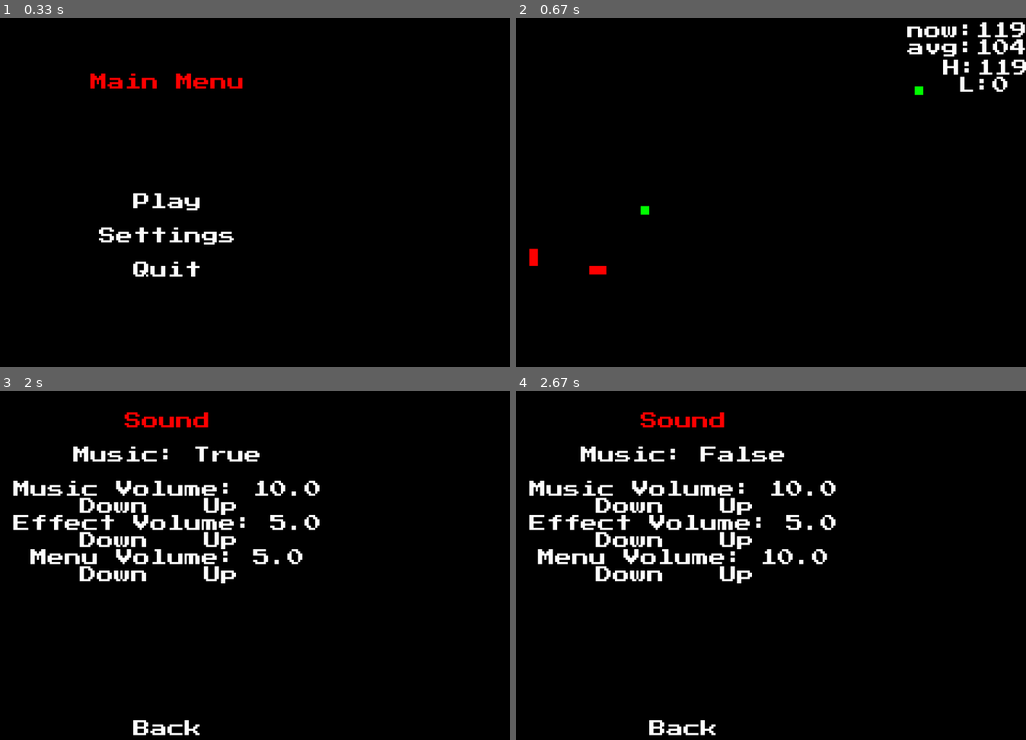
Above: before the commit, frames 1-4 (two rows, left to right).
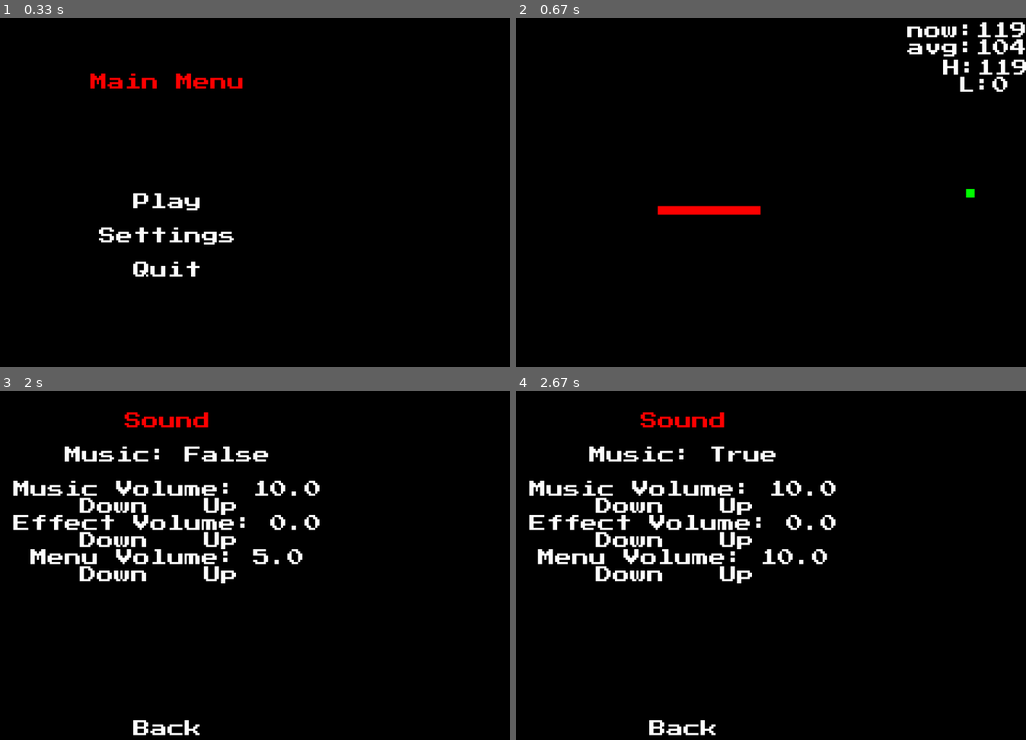
Above: after the commit, the same moments.

Repository: nmurphy101/Pygame2DFramework
Game: pygame game, started from main.py
Two runs of this game, one before a commit and one after it. Both use one fixed random seed, a clock stepped at 60 frames per second and the inputs below.
Inputs (mouse positions are in pixels of both pictures, inside the frame that each line leads up to):
- Up to frame 1 (0.33 s): no input
- Up to frame 2 (0.67 s): click (684, 202) at 0.38 s
- Up to frame 3 (2 s): tap Esc at 0.67 s; click (168, 642) at 1.05 s; click (168, 607) at 1.38 s; click (168, 607) at 1.72 s
- Up to frame 4 (2.67 s): click (684, 453) at 2.05 s; click (735, 575) at 2.38 s

Frame 1 is identical in both runs. In frame 2, 0.9% of the frame differs, in the area x 2-90%, y 19-74%; in frame 3, 0.9%, in the area x 12-56%, y 15-40%; in frame 4, 0.9%.

Commit message:
Whew, got a form of dirty rect optimization figured out Current bug is a visual gap in the tail segment occasionally happens, idk why...

Diff:
--- a/pkg/app.py
+++ b/pkg/app.py
@@ -136,6 +136,11 @@
         }
 
     def update_fps(self):
+        # Clear previous frame obj's location
+        self.game.screen.fill((0, 0, 0, 0), (self.game.screen_size[0]/2-(8*self.game.game_font.size)/2 + 545,
+                                              self.game.screen_size[1]/2 - self.game.game_font.size * 11.5,
+                                              250, 138)
+                                              )
         fps = str(int(self.clock.get_fps()))
         _ = self.game.menu.render_button(f"now:{fps}", 11, h_offset=530)
         self.fps_list.append(int(fps))
--- a/pkg/snake_game/entities/entity.py
+++ b/pkg/snake_game/entities/entity.py
@@ -14,6 +14,7 @@
 import random
 import math
 from datetime import datetime
+from typing import Deque
 import uuid
 import pygame
 from pygame.sprite import Sprite
@@ -36,7 +37,7 @@
         # Determines if entity can be killed
         self.killable = True
         # Entity is a child/follower in a train of same children
-        self.child_train = False
+        self.child_train = None
         # Entity ability cooldown timer
         self.abilty_cooldown = 1
         # Entity is player
@@ -64,7 +65,8 @@
         # Where entity is looking = (Up = 0, Right = 1, Down = 2, Left = 3)
         self.direction = 2
         # Determines how far the entity can see ahead of itself in the direction it's looking
-        self.sight = 2 * self.size
+        self.sight_mod = 2
+        self.sight = self.sight_mod * self.size
         # Obj pos/size  = (left, top, width, height)
         # self.obj = (self.position[0], self.position[1], self.size+8, self.size)
         self.death_position = (-10000*10000, -10000*10000)
@@ -90,43 +92,44 @@
         self.target = None
         self.secondary_target = None
         # children list
-        self.children = pygame.sprite.OrderedUpdates()
-
-    def update(self):
-
-        # try to choose a direction if self can
+        self.children = Deque()
+
+    def update(self, _):
+        # try to choose a direction if entity can
         self.choose_direction()
-        # Try to move if self can
-        self.move()
-
-    def draw(self, screen, obj_container):
+        # Try to move if entity can
+        updated = self.move()
+        # Return if this entity updated since last tick
+        return updated
+
+    def draw(self, obj_container, updated_refresh):
         '''
         draw
         ~~~~~~~~~~
 
         draw does stuff
         '''
-        if self.alive:
+        if self.alive and (updated_refresh[0] or updated_refresh[1]):
+            # Clear previous frame obj's location
+            self.screen.fill((0, 0, 0, 0), (self.rect.x, self.rect.y, self.rect.width, self.rect.height))
             # Set current position for hitbox
             self.rect.topleft = self.position
             # Render the entity's obj based on it's parameters
-            screen.blit(self.image, self.position)
+            self.screen.blit(self.image, self.position)
             # Render the entity's sight lines
             for line in self.sight_lines:
                 line.draw(self)
-            # Draw each child if there are any
-            if self.children:
-                if self.child_train:
-                    last_child = self.children.sprites()[-1]
-                    print(f"{last_child.ID}, {last_child.tail_pos}/{len(self.children)}")
-                    last_child.update()
-                    self.children.remove(last_child)
-                    self.children.add(last_child)
-                    dirty_rects = self.children.draw(screen)
-                    pygame.display.update(dirty_rects)
-                else:
-                    for child in self.children:
-                        child.draw(screen, obj_container)
+            # Draw all children on refresh or optimized one child per
+            if updated_refresh[1]:
+                print(f"refreshing children of {self.ID}")
+                # Draw each child if there are any
+                for child in self.children:
+                    child.refresh_draw(obj_container)
+            elif len(self.children) > 0:
+                # Only move/render the last tail segment
+                self.children[-1].draw(obj_container)
+                # for child in self.children:
+                #     child.refresh_draw(obj_container)
 
 
     def interact(self, interacting_obj):
@@ -158,7 +161,6 @@
                 # Kill self
                 self.alive = False
                 # "remove" the entity from the game
-                self.app.game.obj_container.remove(self)
                 self.app.game.sprite_group.remove(self)
             else:
                 self.position = self.death_position
@@ -171,7 +173,7 @@
                         child.position = self.death_position
                         child.rect.topleft = child.position
 
-    def collision_checks(self):
+    def collision_checks(self, updated):
         '''
         collision_checks
         ~~~~~~~~~~
@@ -179,13 +181,13 @@
         collision_checks does stuff
         '''
         # Collision check for all entities
-        for obj in self.app.game.obj_container:
+        for obj in self.app.game.sprite_group.sprites():
             # Make sure not checking collision with dead obj's
             if self.alive and obj.alive:
                 collision = False
                 while not collision: # Allow for early termination of checks
                     # Make sure not checking collision with self
-                    if self != obj:
+                    if self != obj and updated:
                         # Collision check between self and other obj
                         collision = self.check_obj_collision(obj)
                         # Screen edge collision check
@@ -292,14 +294,14 @@
 
     def aquire_primary_target(self, target_name):
         primary_target = (None, 10000*100000)
-        for obj in self.app.game.obj_container:
+        for obj in self.app.game.sprite_group.sprites():
             if target_name in obj.ID:
                 dist_self = math.hypot(obj.position[0] - self.position[0], obj.position[1] - self.position[1])
                 if dist_self < primary_target[1]:
                     primary_target = (obj, dist_self)
         self.target = (primary_target[0].position[0], primary_target[0].position[1])
         self.direction = self.app.game.chosen_ai.decide_direction(
-            self, self.target, self.app.game.obj_container, difficulty=0
+            self, self.target, self.app.game.sprite_group, difficulty=0
         )
 
     def grow(self, eaten_obj):
@@ -312,10 +314,10 @@
         pass
 
     def move(self):
-        pass
+        return None
 
     def spawn(self, obj_container):
-        pass
+        return None
 
     def teleport(self, oth_obj):
         pass
@@ -361,6 +363,13 @@
 
         draw does stuff
         '''
+        # Choose the screen to draw to
+        if self.opasity == 0:
+            chosen_screen = entity.alpha_screen
+        else :
+            chosen_screen = entity.screen
+        # Clear previous frame obj's location
+        chosen_screen.fill((0, 0, 0, 0), (self.rect.x, self.rect.y, self.rect.width, self.rect.height))
         # determine entity's sightline end point
         draw_line = {
             0: lambda: self.draw_up(entity),
@@ -371,10 +380,6 @@
         # Run the chosen line to draw
         draw_line()
         # Draw the line representing the rect
-        if self.opasity == 0:
-            chosen_screen = entity.alpha_screen
-        else :
-            chosen_screen = entity.screen
         self.rect = pygame.draw.line(
             chosen_screen,
             self.color,
--- a/pkg/snake_game/entities/food/food.py
+++ b/pkg/snake_game/entities/food/food.py
@@ -55,7 +55,11 @@
         self.sound_death = self.app.game.sounds[1]
         self.sound_mod = 1.5
         self.sound_death_volume = float(app.game.game_config["settings"]["sound"]["effect_volume"])/self.sound_mod
-        self.children = None
+
+    def update(self, obj_container):
+        # try to spawn if obj can
+        updated = self.spawn(obj_container)
+        return updated
 
     def spawn(self, obj_container):
         '''
@@ -68,6 +72,8 @@
         if not self.alive:
             self.set_random_spawn(obj_container)
             self.alive = True
+            return True
+        return False
 
     def interact(self, obj1):
         # Grow obj1 and up obj1's score
--- a/pkg/snake_game/entities/snake/snake.py
+++ b/pkg/snake_game/entities/snake/snake.py
@@ -78,9 +78,9 @@
         # Initilize starting tails
         for pos in range(self.num_tails+1):
             if pos == 0:
-                self.children.add(TailSegment(alpha_screen, screen, screen_size, app, self, pos, self, player=self.player))
+                self.children.append(TailSegment(alpha_screen, screen, screen_size, app, self, pos, self, player=self.player))
             else:
-                self.children.add(TailSegment(alpha_screen, screen, screen_size, app, self.children.sprites()[pos-1], pos, self, player=self.player))
+                self.children.append(TailSegment(alpha_screen, screen, screen_size, app, self.children[pos-1], pos, self, player=self.player))
 
     def grow(self, eaten_obj):
         '''
@@ -97,14 +97,15 @@
                     self.screen,
                     self.screen_size,
                     self.app,
-                    self.children.sprites()[self.num_tails - 1],
+                    self.children[self.num_tails - 1],
                     self.num_tails + 1,
                     parent = self,
                     player=self.player,
                 )
                 tail.player = self.player
-                self.children.add(tail)
+                self.children.append(tail)
                 self.num_tails += 1
+
 
     def up_score(self, eaten_obj):
         '''
@@ -177,6 +178,10 @@
                 self.position = (self.position[0] + self.size, self.position[1])
             # Set the new last moved time
             self.time_last_moved = datetime.now()
+            # Entity updated
+            return True
+        # Entity didn't update
+        return False
 
 
 class TailSegment(Entity):
@@ -229,22 +234,41 @@
         self.image.fill(self.obj_color)
         # Entity is a rectangle object
         self.rect = self.image.get_rect(topleft=self.position)
-
-    def update(self):
-        '''
-        update
-        ~~~~~~~~~~
-
-        update does stuff
-        '''
-        if self.alive:
+        #
+        self.child_train = None
+
+    def draw(self, _):
+        '''
+        draw
+        ~~~~~~~~~~
+
+        draw does stuff
+        '''
+        # render if alive
+        if self.alive:
+            # Clear previous frame obj's location
+            self.screen.fill((0, 0, 0, 0), (self.rect.x, self.rect.y, self.rect.width, self.rect.height))
             # Save current position as last position
             self.prev_position = self.position
             # located where the parent obj was last
             self.position = self.parent.prev_position
             self.rect.topleft = self.position
             # Render the tail segment based on it's parameters
-            # screen.blit(self.image, self.position)
+            self.screen.blit(self.image, self.position)
+            # Move the child to the front of the list
+            self.parent.children.rotate()
+
+    def refresh_draw(self, _):
+        '''
+        refresh_draw
+        ~~~~~~~~~~
+
+        refresh_draw does stuff
+        '''
+        # render if alive
+        if self.alive:
+            # Render the tail segment based on it's parameters
+            self.screen.blit(self.image, self.position)
 
     def interact(self, interacting_obj):
         # Play interacting_obj death sound
--- a/pkg/snake_game/game.py
+++ b/pkg/snake_game/game.py
@@ -76,7 +76,6 @@
         # Game timer
         self.timer = None
         # Game object containers
-        self.obj_container = []
         self.sprite_group = pygame.sprite.Group()
         # AI blackbox
         self.chosen_ai = None
@@ -92,20 +91,27 @@
         '''
 
         # Clear previous frame render
-        self.screen.fill((0, 0, 0, 0))
+        # self.screen.fill((0, 0, 0, 0))
 
         # Check if not in a menu
         if self.menu.menu_option is None:
             # Execute game object actions
-            for obj in self.obj_container:
-                # try to spawn if obj can
-                obj.spawn(self.obj_container)
+            for obj in self.sprite_group.sprites():
+                # Make sure to refresh coming out of pause_menu
+                if self.menu.prev_menu in [0, 1]:
+                    # Clear previous frame render
+                    self.screen.fill((0, 0, 0, 0))
+                    # Draw game objects
+                    obj.draw(self.sprite_group.sprites(), (False, True))
                 # take obj tick actions
-                obj.update()
+                updated = obj.update(self.sprite_group.sprites())
                 # Draw game objects
-                obj.draw(self.screen, self.obj_container)
+                obj.draw(self.sprite_group.sprites(), (updated, False))
                 # collision of obj to other objects/children-of-other-objs
-                obj.collision_checks()
+                obj.collision_checks(updated)
+            # Only 1 tick to refresh from pause_menu
+            if self.menu.prev_menu in [0, 1]:
+                self.menu.prev_menu = None
             # The game loop FPS counter
             self.app.update_fps()
 
@@ -136,13 +142,13 @@
         # player_snake = Snake(self.alpha_screen, self.screen, self.screen_size, self.app, player=True)
         # player_snake.speed_mod = .75
         enemy_snake = Snake(self.alpha_screen, self.screen, self.screen_size, self.app)
-        enemy_snake.speed_mod = 1
+        enemy_snake.speed_mod = 60
         enemy_snake.killable = False
         # enemy_snake2 = Snake(self.alpha_screen, self.screen, self.screen_size, self.app)
         # enemy_snake2.speed_mod = 3
         # tele_portal = TelePortal(self.alpha_screen, self.screen, self.screen_size, self.app)
         # Set of game objects
-        self.obj_container = [ # Order of these objects actually matter
+        obj_container = [ # Order of these objects actually matter
             food,
             food2,
             # tele_portal,
@@ -151,7 +157,7 @@
             # enemy_snake2,
         ]
         # Sprite Group obj
-        for obj in self.obj_container:
+        for obj in obj_container:
             self.sprite_group.add(obj)
         # Start the game timer
         self.timer = datetime.now()
@@ -168,7 +174,7 @@
         # Game timer
         self.timer = None
         # Game object list
-        self.obj_container = []
+        self.sprite_group.empty()
         # AI blackbox
         self.chosen_ai = None
         # Menu Obj
--- a/pkg/snake_game/game_config.json
+++ b/pkg/snake_game/game_config.json
@@ -1,9 +1,9 @@
 {
     "settings": {
         "sound": {
-            "music": true,
+            "music": false,
             "music_volume": "0.10000000000000007",
-            "effect_volume": "0.05000000000000007",
+            "effect_volume": "6.938893903907228e-17",
             "menu_volume": "0.05000000000000007"
         },
         "display": {
--- a/pkg/snake_game/menus/game_over/game_over.py
+++ b/pkg/snake_game/menus/game_over/game_over.py
@@ -20,6 +20,8 @@
 
     game_over_menu does stuff
     '''
+    # Clear previous frame render
+    self.game.screen.fill((0, 0, 0, 0))
 
     # Make sure the right menu option is selected
     self.menu_option = 3
@@ -32,7 +34,7 @@
 
     # Get the player score
     score = "NA"
-    for obj in self.game.obj_container:
+    for obj in self.game.sprite_group.sprites():
         if obj.player:
             score = obj.score
     # Render the score
--- a/pkg/snake_game/menus/menus.py
+++ b/pkg/snake_game/menus/menus.py
@@ -50,7 +50,7 @@
         }
 
     def MainMenu(self):
-       return main_menu(self)
+        return main_menu(self)
 
     def PauseMenu(self):
         return pause_menu(self)
--- a/pkg/snake_game/menus/pause/pause.py
+++ b/pkg/snake_game/menus/pause/pause.py
@@ -21,6 +21,9 @@
 
     pause_menu does stuff
     '''
+    # Clear previous frame render
+    self.game.screen.fill((0, 0, 0, 0))
+
     # Make sure the right menu option is selected
     self.menu_option = 1
     self.root_menu = 1
@@ -38,7 +41,7 @@
 
     # Get the player score
     score = "NA"
-    for obj in self.game.obj_container:
+    for obj in self.game.sprite_group.sprites():
         if obj.player:
             score = obj.score
     # Render the score
@@ -59,6 +62,6 @@
         (return_obj, self.MainMenu, 1),
     ]
 
-    # print(len(self.game.obj_container[2].children))
+    print(len(self.game.sprite_group.sprites()[2].children))
 
     return menu
--- a/pkg/snake_game/menus/settings/settings.py
+++ b/pkg/snake_game/menus/settings/settings.py
@@ -20,7 +20,6 @@
     ~~~~~~~~~~
     settings_menu does stuff
     '''
-    print("out2: ", self.menu_option)
     # Clear previous frame render
     self.game.screen.fill((0, 0, 0, 0))
 
